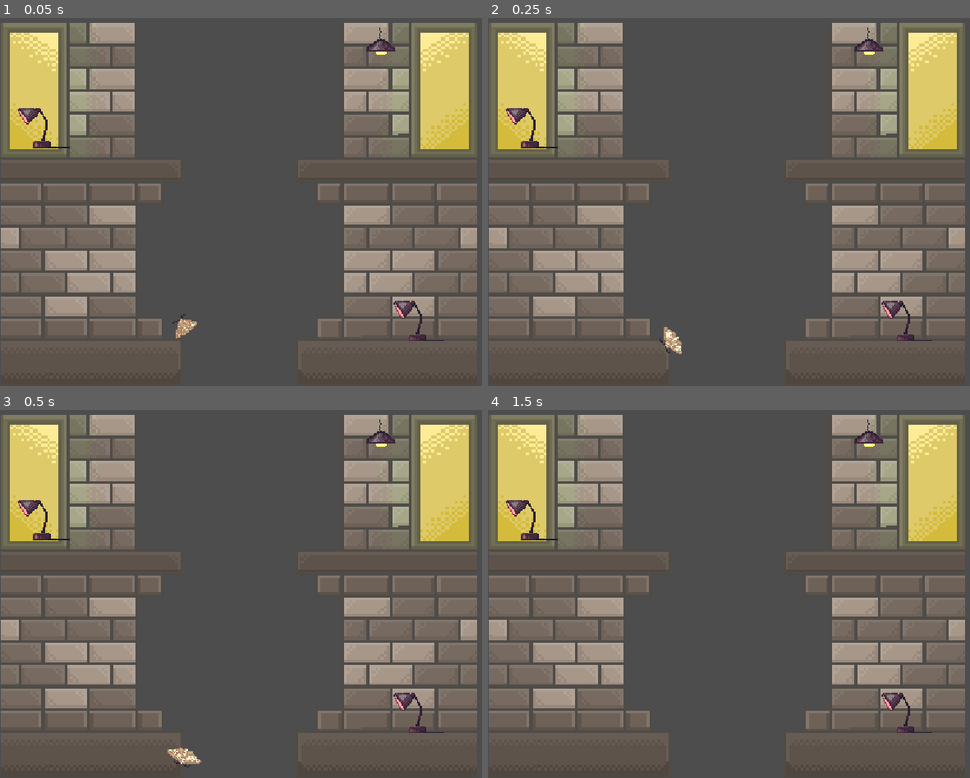
Above: before the commit, frames 1-4 (two rows, left to right).
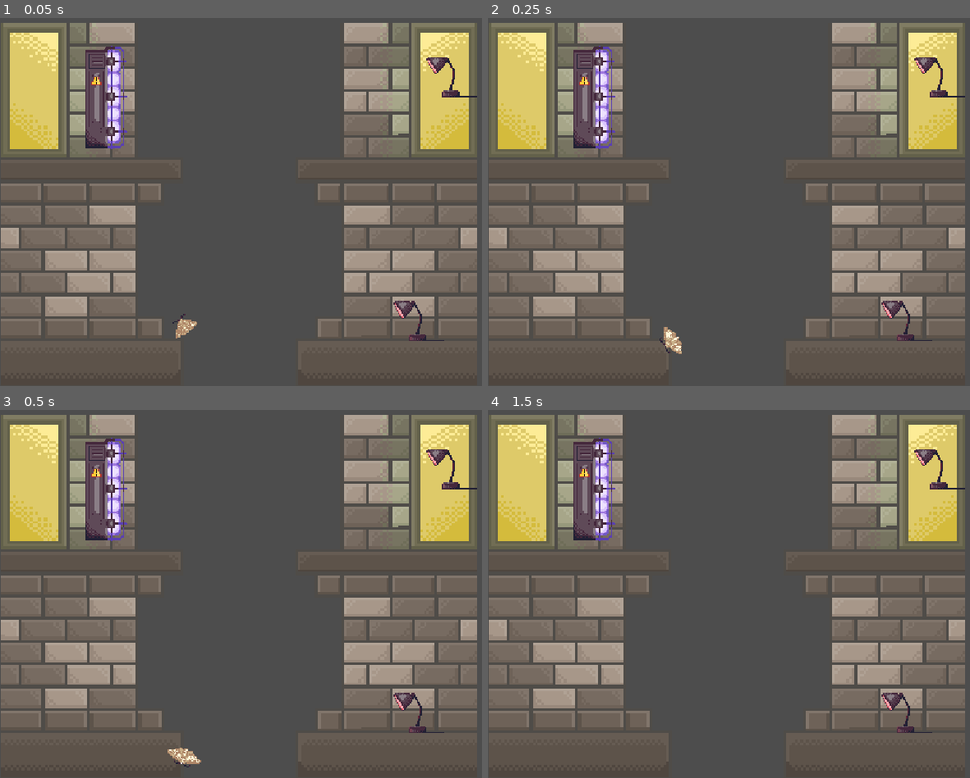
Above: after the commit, the same moments.

Repository: Vsbs14/Moth
Game: Godot game, scene res://Scenes/test.tscn
The game is run twice, just before and just after one commit, with the same random seed, the same clock (stepped at 60 frames per second) and the same inputs.
Inputs:
- Up to frame 1 (0.05 s): no input
- Up to frame 2 (0.25 s): no input
- Up to frame 3 (0.5 s): no input
- Up to frame 4 (1.5 s): hold D (move_right) 0.53-1.28 s; tap Space (resist) at 0.6, 1.35 s; tap Enter at 1.25 s; hold Down (ui_down) from 1.28 s (still down)

The runs differ from the first frame. In frame 1, 2.5% of the frame differs, in the area x 3-99%, y 2-36%; in frame 2, 2.5%; in frame 3, 2.5%; in frame 4, 2.5%.

Commit message:
Fix assets

Diff:
--- a/moth/Lights/zapper_light.tscn
+++ b/moth/Lights/zapper_light.tscn
@@ -1,17 +1,22 @@
 [gd_scene format=3 uid="uid://d1edvvvdx7xwu"]
 
 [ext_resource type="Script" uid="uid://cr5aau72o5ymq" path="res://Scripts/zapper_light.gd" id="1_150vf"]
-[ext_resource type="Texture2D" uid="uid://bxpdn31igx863" path="res://Assets/testlight.png" id="2_ccfs4"]
+[ext_resource type="Texture2D" uid="uid://cs3em36ptpcsx" path="res://Assets/items_lamps_etc/various item sprites.png" id="2_ccfs4"]
 
-[sub_resource type="CapsuleShape2D" id="CapsuleShape2D_ysghf"]
-radius = 27.0
-height = 54.0
+[sub_resource type="AtlasTexture" id="AtlasTexture_uienc"]
+resource_local_to_scene = true
+atlas = ExtResource("2_ccfs4")
+region = Rect2(331, 129, 49, 124)
+
+[sub_resource type="RectangleShape2D" id="RectangleShape2D_rngem"]
+size = Vector2(46, 121)
 
 [node name="ZapperLight" type="Area2D" unique_id=1599364450]
 script = ExtResource("1_150vf")
 
 [node name="Sprite2D" type="Sprite2D" parent="." unique_id=1771607604]
-texture = ExtResource("2_ccfs4")
+texture = SubResource("AtlasTexture_uienc")
 
 [node name="CollisionShape2D" type="CollisionShape2D" parent="." unique_id=1175998164]
-shape = SubResource("CapsuleShape2D_ysghf")
+position = Vector2(-1, 0.5)
+shape = SubResource("RectangleShape2D_rngem")
--- a/moth/Moth/moth.tscn
+++ b/moth/Moth/moth.tscn
@@ -1,7 +1,7 @@
 [gd_scene format=3 uid="uid://b12me6gbxam4a"]
 
 [ext_resource type="Script" uid="uid://dchstbrrudx1c" path="res://Scripts/moth.gd" id="1_l1t07"]
-[ext_resource type="Texture2D" uid="uid://b1u8k6qhnnle6" path="res://Assets/moth_flying.png" id="2_ehlqv"]
+[ext_resource type="Texture2D" uid="uid://b1u8k6qhnnle6" path="res://Moth/moth_flying.png" id="2_ehlqv"]
 [ext_resource type="AudioStream" uid="uid://ba471ka4uguqb" path="res://Assets/sfx/singleFlap.mp3" id="3_ja8pd"]
 
 [sub_resource type="AtlasTexture" id="AtlasTexture_qc4db"]
@@ -93,6 +93,7 @@
 
 [node name="Moth" type="CharacterBody2D" unique_id=2137123087]
 script = ExtResource("1_l1t07")
+pull_detect_radius = 200.0
 
 [node name="AnimatedSprite2D" type="AnimatedSprite2D" parent="." unique_id=88363145]
 sprite_frames = SubResource("SpriteFrames_qc4db")
--- a/moth/Scenes/test.tscn
+++ b/moth/Scenes/test.tscn
@@ -34,10 +34,10 @@
 
 [node name="Moth" parent="." unique_id=2137123087 instance=ExtResource("2_8od7v")]
 position = Vector2(323, 542)
-pull_detect_radius = 200.0
 
 [node name="ZapperLight" parent="." unique_id=1599364450 instance=ExtResource("3_qc4db")]
-position = Vector2(668, 42)
+position = Vector2(186, 141)
+scale = Vector2(1.5, 1.5)
 
 [node name="CheckpointLight" parent="." unique_id=1265643818 instance=ExtResource("5_35xla")]
 position = Vector2(735, 534)
@@ -45,6 +45,6 @@
 pull_strength = 0.0
 
 [node name="CheckpointLight2" parent="." unique_id=1583551371 instance=ExtResource("5_35xla")]
-position = Vector2(77, 194)
+position = Vector2(793, 105)
 scale = Vector2(2, 2)
 pull_strength = 0.0
--- a/moth/Scripts/moth.gd
+++ b/moth/Scripts/moth.gd
@@ -55,11 +55,29 @@
 func _ready() -> void:
 	add_to_group("moth")
 	respawn_position = global_position
+	_sync_pull_detect_radius()
 	# Deferred so it runs after every other node in the scene has finished
 	# its own _ready() -- otherwise, if Moth appears earlier in the scene
 	# tree than the CheckpointLights, they won't have added themselves to
 	# the "lights" group yet and this would silently connect to nothing.
 	call_deferred("_connect_existing_checkpoints")
+
+func _sync_pull_detect_radius() -> void:
+	# pull_detect_radius is the single source of truth: whatever you set it
+	# to in the Inspector (per scene instance) is pushed into the actual
+	# CircleShape2D on LightDetectArea here, so the real detection collider
+	# always matches without needing to edit the shape resource by hand.
+	var shape_node := detect_area.get_node_or_null("CircleShape2D")
+	if shape_node and shape_node.shape is CircleShape2D:
+		# Godot shares CircleShape2D resources by reference across instances
+		# unless "Local to Scene" is enabled on the resource -- duplicate it
+		# here so setting the radius on one Moth instance never bleeds into
+		# other instances/scenes using what looks like "the same" shape.
+		var shape: CircleShape2D = shape_node.shape.duplicate()
+		shape.radius = pull_detect_radius
+		shape_node.shape = shape
+	else:
+		push_warning("Moth: couldn't find a CircleShape2D under LightDetectArea to sync pull_detect_radius to -- detection radius may not match the exported value (%s)." % pull_detect_radius)
 
 func _connect_existing_checkpoints() -> void:
 	# Hook up every CheckpointLight already placed in the scene tree at
Renamed: moth/Assets/moth_flying.png -> moth/Moth/moth_flying.png
Not shown, changed: moth/Moth/moth_flying.png.import
